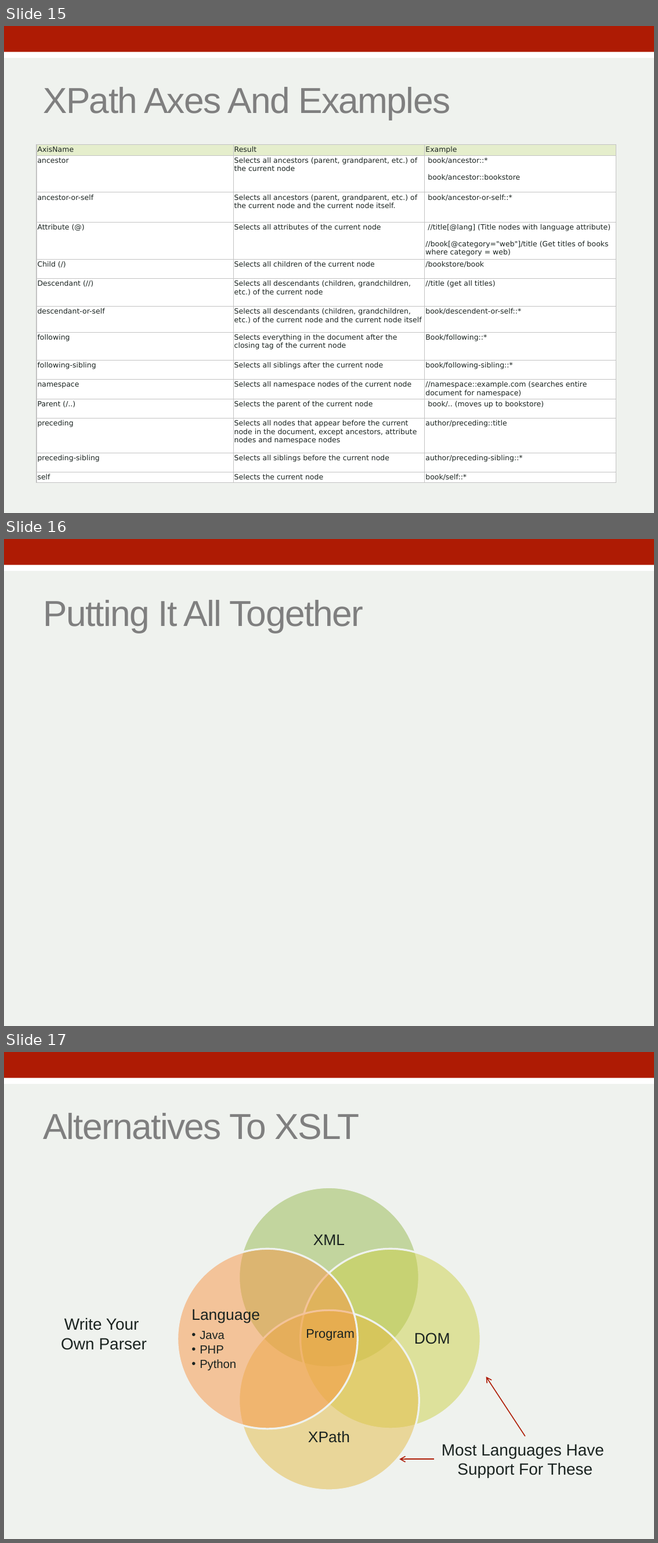
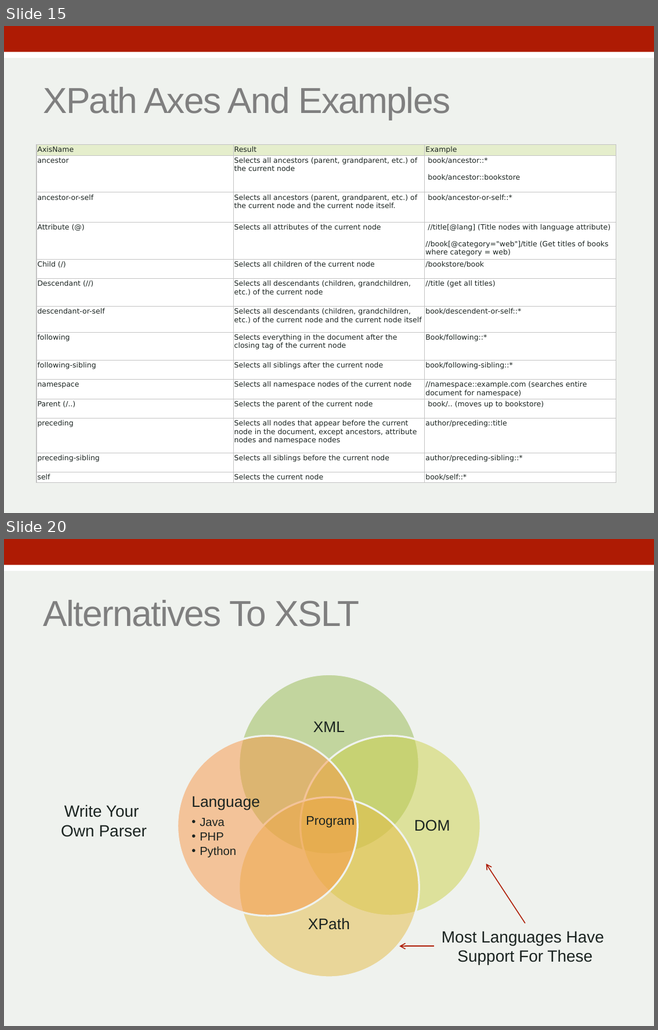
Before and after one commit to zoechao/teaching, a slide deck: xslt/eXtensible.pptx. Shown one above the other, each under a label of ours: slides 15, 16 and 17 before the commit, slides 15 and 20 after it; the slides between them are not shown. The pictures are 658x1543 and 658x1030 pixels, drawn with LibreOffice and Linux fonts; fonts in the diff are those of the drawing. Boxes give left, top, right and bottom in pixels: in the first picture for what was removed or moved away, otherwise in the second. Text is boxed around its words. In the diff, an @@ line names an element or a change of style, - is before the commit and + after.

```diff
--- a/xslt/eXtensible.pptx
+++ b/xslt/eXtensible.pptx
@@ slide 16 removed at bbox=[4, 539, 654, 1026], background #EFF2EE; not listed: 2 template elements that a slide beside it also shows @@
@@ title removed at bbox=[43, 600, 363, 633] @@
-Putting It All Together
@@ what was slide 17 is now slide 20 @@
```
Also in this commit, not shown: 3 slides changed, 6 slides added, 2 other slides removed, 4 other files.
